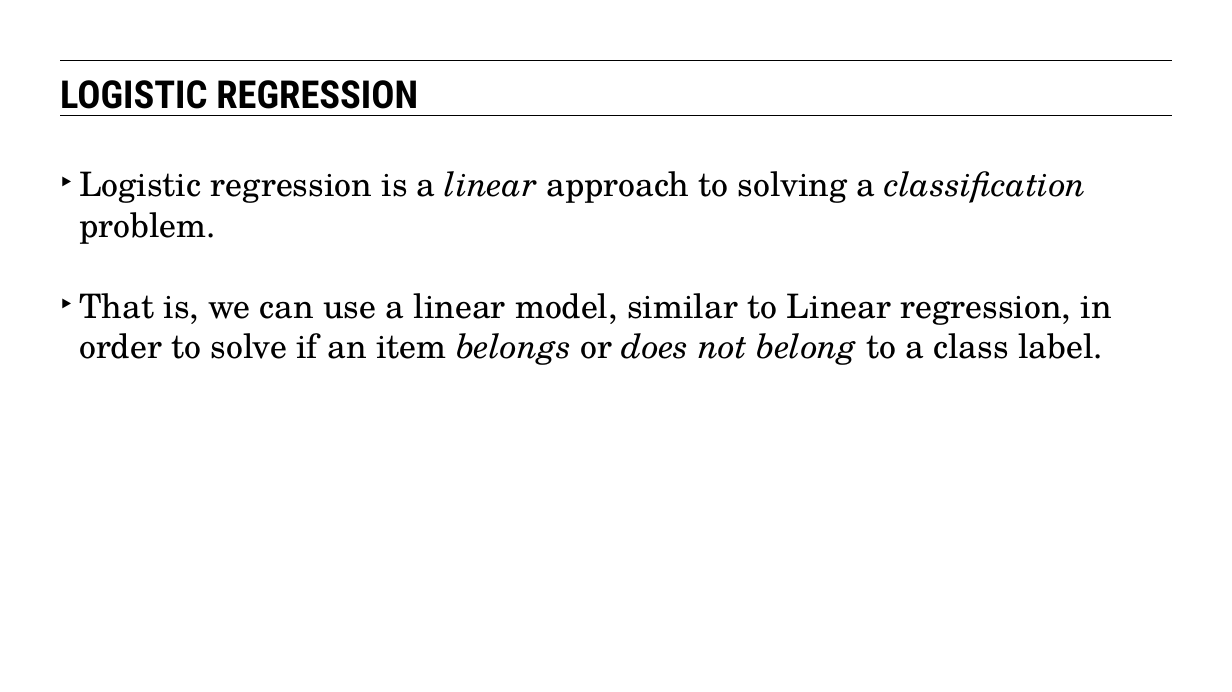
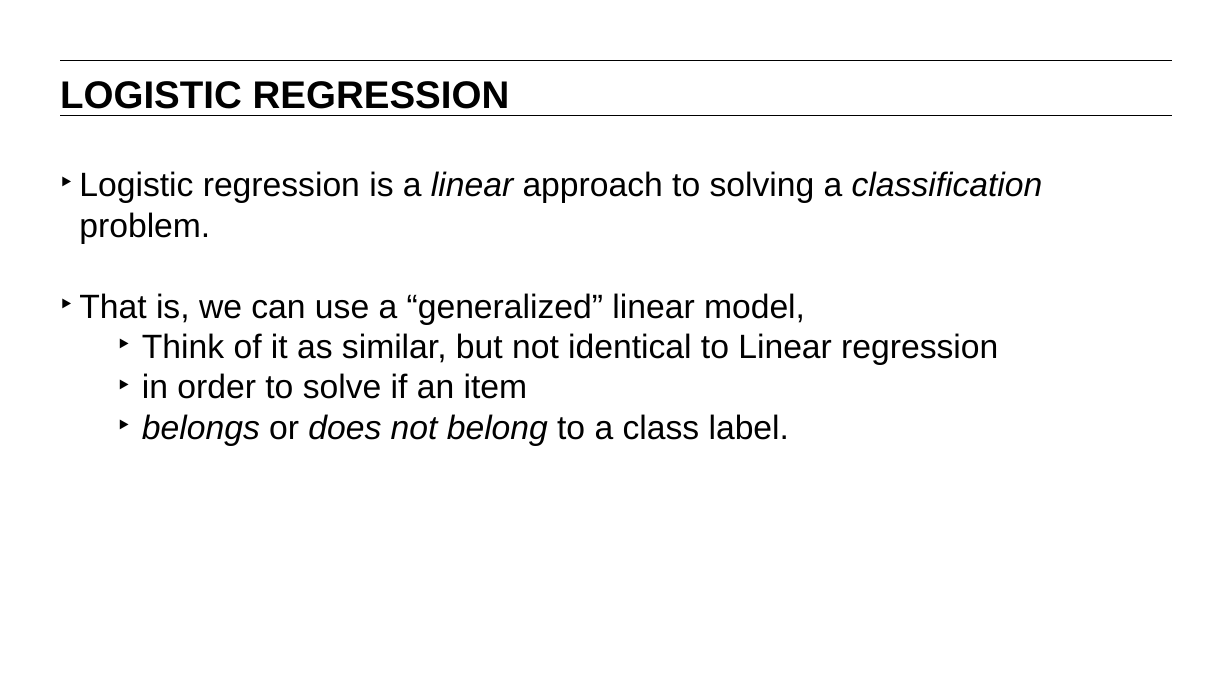
Before and after one commit to JamiesHQ/GA-MyDSRepo, a slide deck: slide 4 of lesson-9/09-intro-to-logistic-regression.pptx (slide 8 before the commit). Drawn at 1232x692 pixels with LibreOffice and Linux fonts; fonts in the diff are those of the drawing. Boxes give left, top, right and bottom in pixels: in the first picture for what was removed or moved away, otherwise in the second. Text is boxed around its words. In the diff, an @@ line names an element or a change of style, - is before the commit and + after.

```diff
--- a/lesson-9/09-intro-to-logistic-regression.pptx
+++ b/lesson-9/09-intro-to-logistic-regression.pptx
@@ text "LOGISTIC REGRESSION" at (x1=60, y1=81, x2=510, y2=109): font Roboto Condensed to Arial @@
@@ text at (x1=79, y1=171, x2=1043, y2=244): font TeX Gyre Schola to Arial in "Logistic regression is a linear approach to ..." @@
@@ text at (x1=79, y1=293, x2=998, y2=446): text changed; font TeX Gyre Schola to Arial @@
-‣ That is, we can use a linear model, similar to Linear regression, in order to solve if an item belongs or does not belong to a class label.
+‣ That is, we can use a “generalized” linear model,
+  ‣ Think of it as similar, but not identical to Linear regression
+  ‣ in order to solve if an item
+  ‣ belongs or does not belong to a class label.
```
Also in this commit, not shown: 46 other slides changed, 8 slides added, 21 slides removed, 39 other files.
